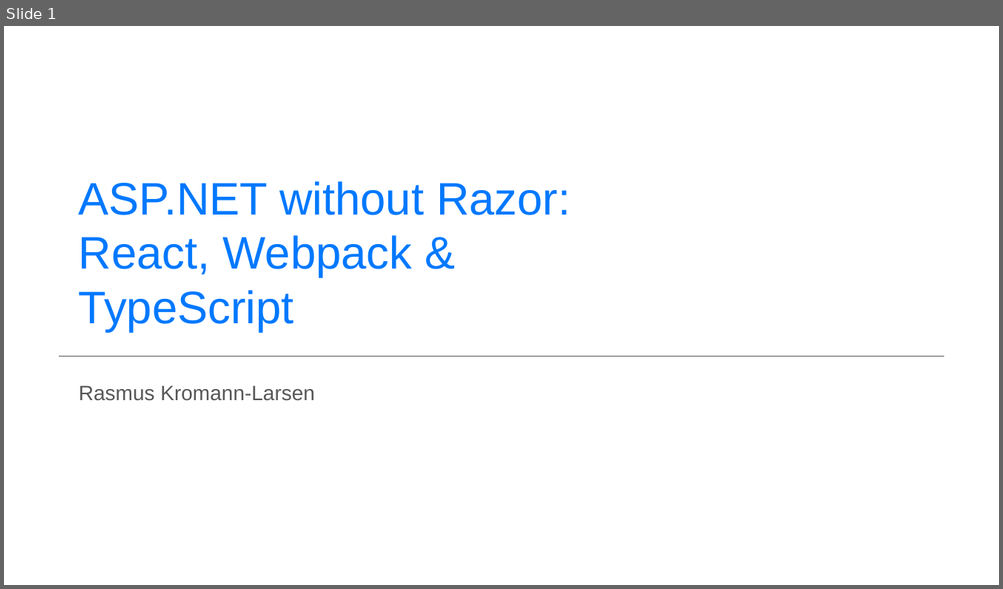
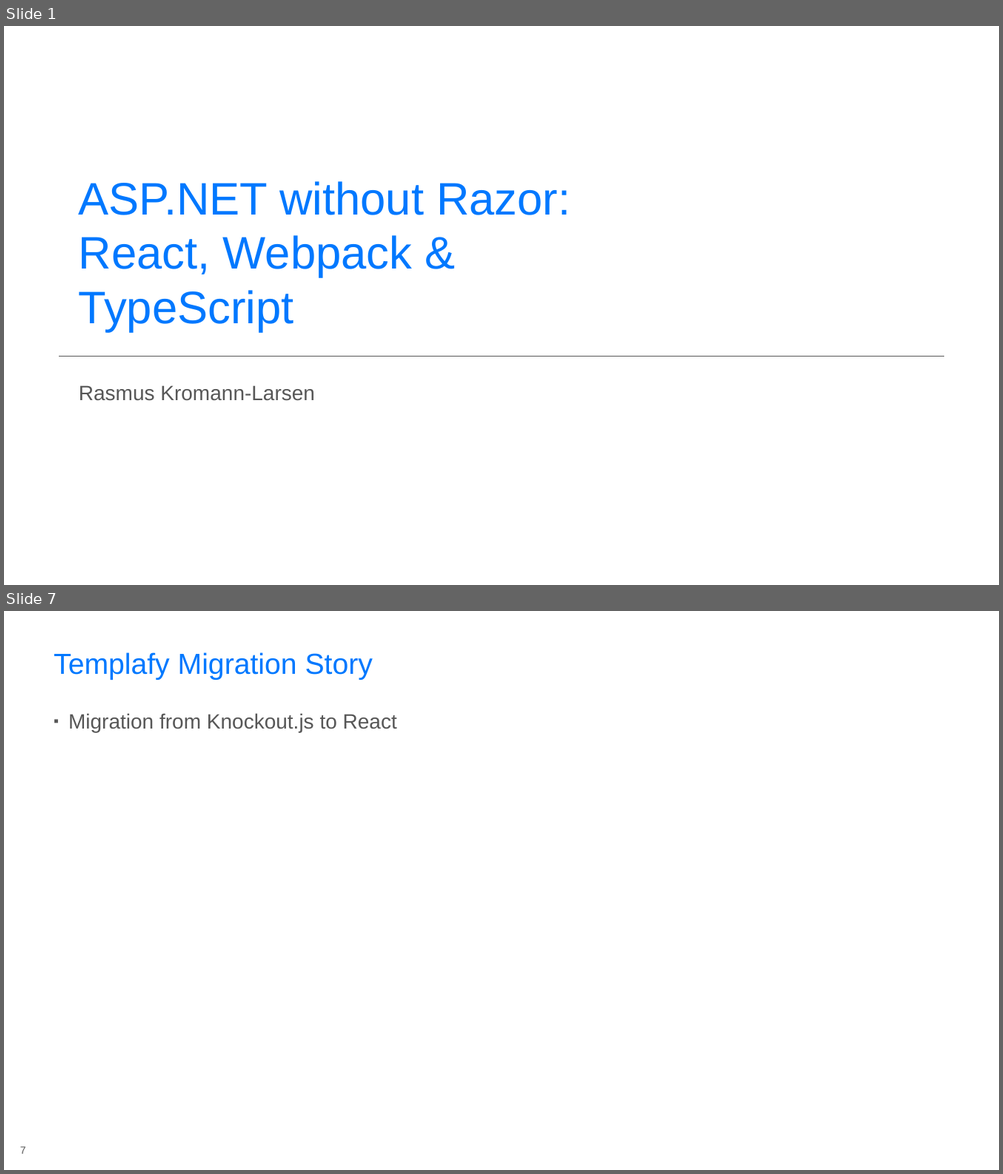
Before and after one commit to rasmuskl/react-webpack-typescript, a slide deck: _notes/Presentation.pptx. Shown one above the other, each under a label of ours: slide 1 before the commit, slides 1 and 7 after it; the slides between them are not shown. The pictures are 1003x589 and 1003x1174 pixels, drawn with LibreOffice and Linux fonts; fonts in the diff are those of the drawing; background and template pictures are left out. Boxes give left, top, right and bottom in pixels: in the first picture for what was removed or moved away, otherwise in the second. Text is boxed around its words. In the diff, an @@ line names an element or a change of style, - is before the commit and + after.

```diff
--- a/_notes/Presentation.pptx
+++ b/_notes/Presentation.pptx
@@ slide 7 added at (x1=4, y1=611, x2=999, y2=1170), background #FFFFFF @@
@@ title added at (x1=54, y1=652, x2=373, y2=680), 28 pt, text #0078FF @@
+Templafy Migration Story
@@ text added at (x1=68, y1=713, x2=397, y2=733), 20 pt, text #575757 @@
+▪ Migration from Knockout.js to React
@@ page number added at (x1=20, y1=1147, x2=26, y2=1154), 10 pt, text #575757 @@
+7
```
Also in this commit, not shown: 1 slide changed, 7 other slides added, 7 other files.
